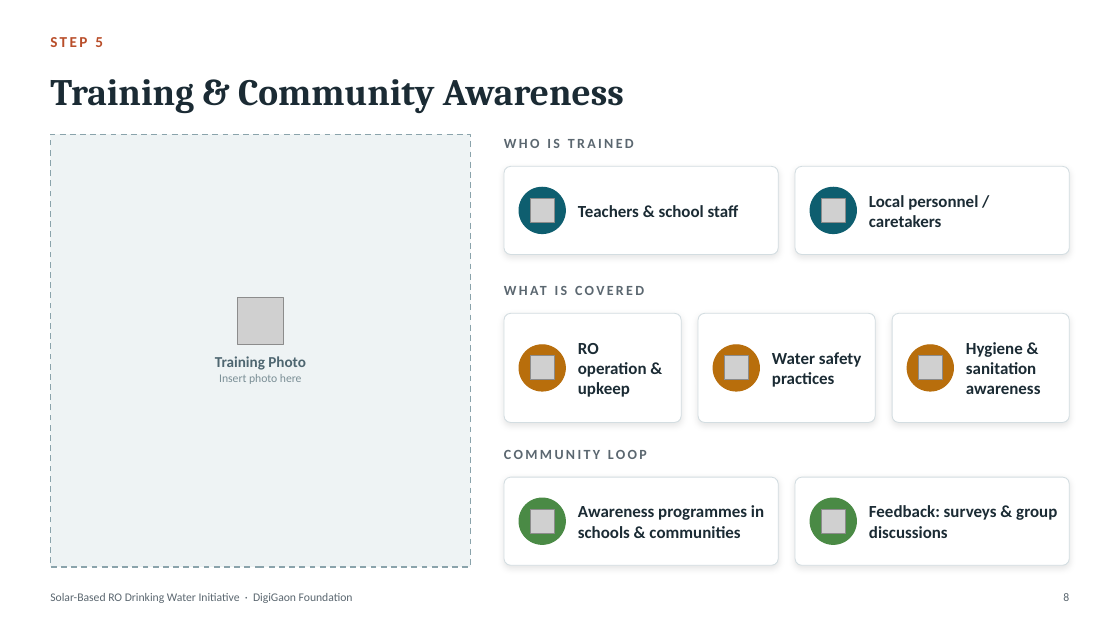
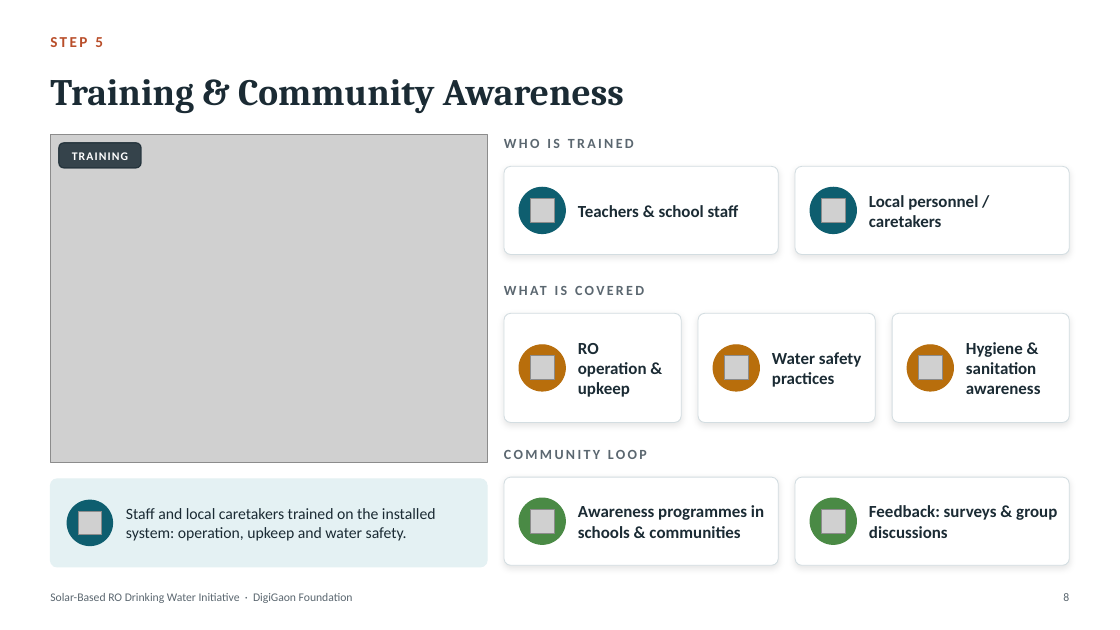
Before and after one commit to Harshtiwari940/Harshtiwari940, a slide deck: slide 8 of presentations/Solar_RO_Implementation_Overview.pptx. Drawn at 1120x630 pixels with LibreOffice and Linux fonts; fonts in the diff are those of the drawing; grey boxes stand for pictures. Boxes give left, top, right and bottom in pixels: in the first picture for what was removed or moved away, otherwise in the second. Text is boxed around its words. In the diff, an @@ line names an element or a change of style, - is before the commit and + after.

```diff
--- a/presentations/Solar_RO_Implementation_Overview.pptx
+++ b/presentations/Solar_RO_Implementation_Overview.pptx
@@ rectangle removed at <box>50,134,471,567</box> @@
@@ picture added at <box>50,134,487,462</box> @@
@@ rounded rectangle added at <box>59,143,141,168</box>, fill #1B2B34 at 85% opacity, outline #1B2B34 1 pt @@
@@ text added at <box>72,152,128,160</box>, 10 pt, text #FFFFFF, bold @@
+TRAINING
@@ picture removed at <box>238,297,284,344</box> @@
@@ text removed at <box>215,356,306,384</box> @@
-Training Photo
-Insert photo here
@@ rounded rectangle added at <box>50,479,487,567</box>, fill #E4F1F3, outline #E4F1F3 0.75 pt @@
@@ ellipse added at <box>67,501,113,546</box>, fill #0E5E6F, outline #0E5E6F 1 pt @@
@@ text added at <box>126,508,436,541</box>, 13.5 pt, text #1B2B34 @@
+Staff and local caretakers trained on the installed system: operation, upkeep and water safety.
@@ picture added at <box>78,511,102,534</box> @@
```
Also in this commit, not shown: 4 other slides changed.
